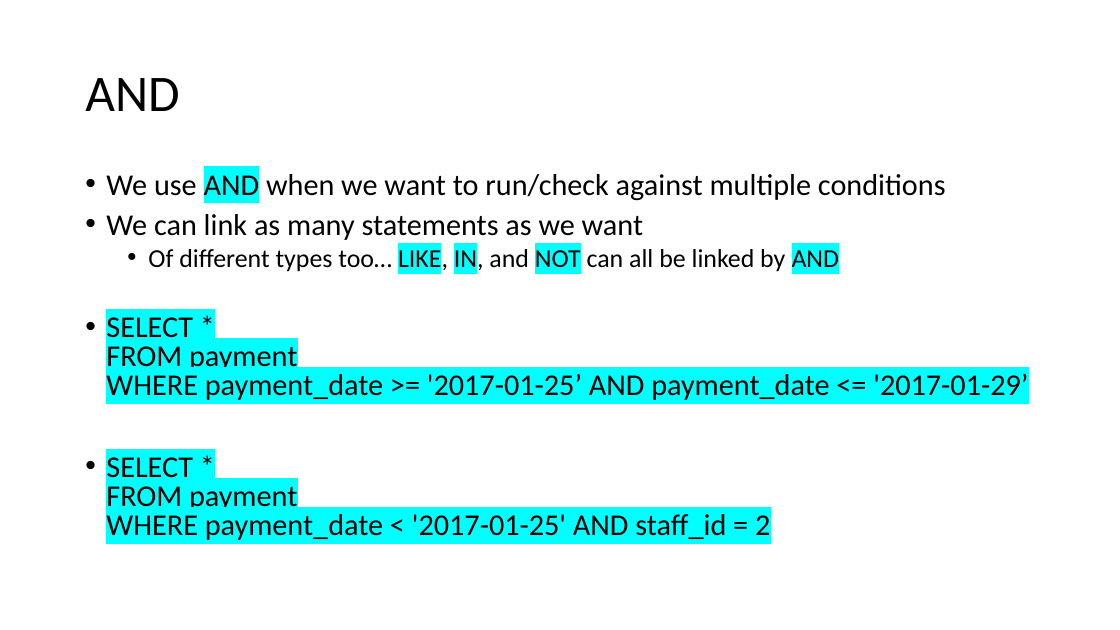
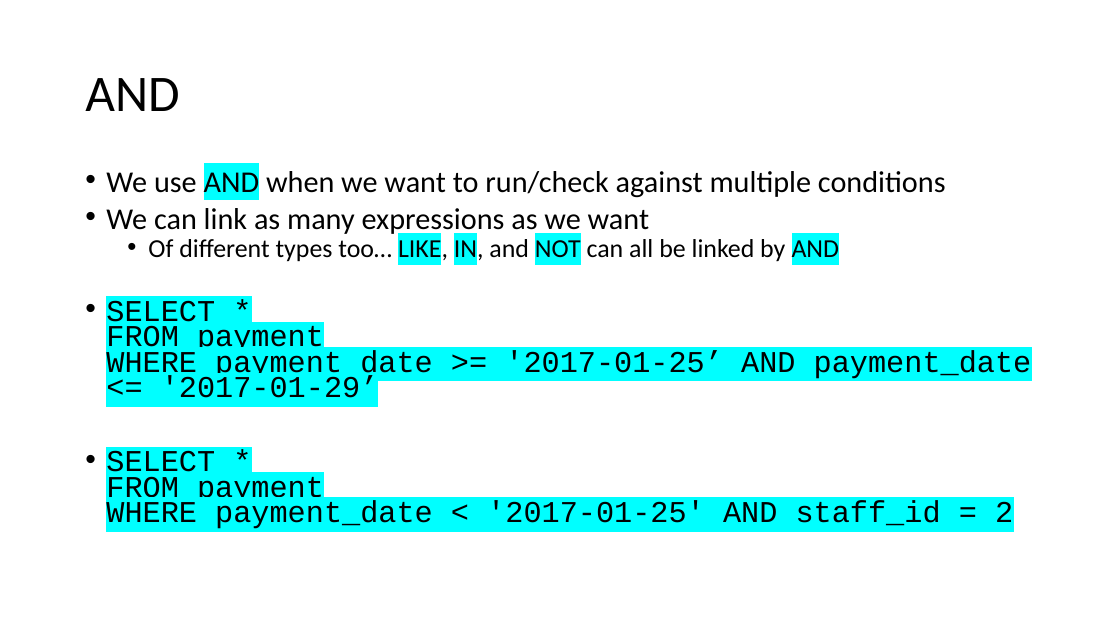
Before and after one commit to TataAndBigData/Practical-ML-DS, a slide deck: slide 23 of Chapter 2. Python for Data Scientists/Module 2. SQL/0. SQL Basics.pptx. Drawn at 1120x630 pixels with LibreOffice and Linux fonts; fonts in the diff are those of the drawing. Boxes give left, top, right and bottom in pixels: in the first picture for what was removed or moved away, otherwise in the second. Text is boxed around its words. In the diff, an @@ line names an element or a change of style, - is before the commit and + after.

```diff
--- a/Chapter 2. Python for Data Scientists/Module 2. SQL/0. SQL Basics.pptx
+++ b/Chapter 2. Python for Data Scientists/Module 2. SQL/0. SQL Basics.pptx
@@ text at <box>106,166,1032,529</box>: font Calibri to Courier New in "SELECT * FROM payment WHERE payment_date >= ...", "SELECT * FROM payment WHERE payment_date < ..."; line spacing 0.8 to 0.7 @@
@@ text at <box>106,208,649,237</box>: text changed @@
-• We can link as many statements as we want
+• We can link as many expressions as we want
```
Also in this commit, not shown: 5 other slides changed.
